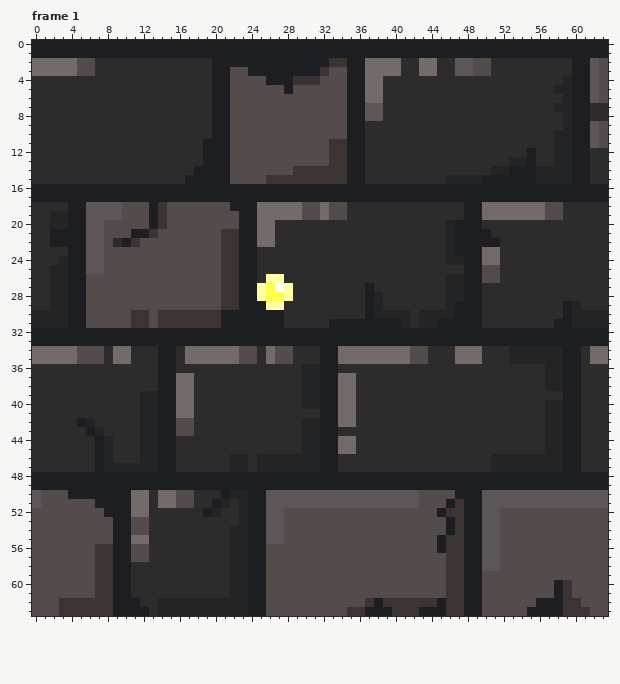
File history of a pixel-art file, oscourge_pixelart/Sprites/aseprite_files/firefly.aseprite. Above, as it was before the edit.
64x64 pixels, 20 frames. Shown: frame 1. The commit also changed other frames, which this record leaves out.
After:
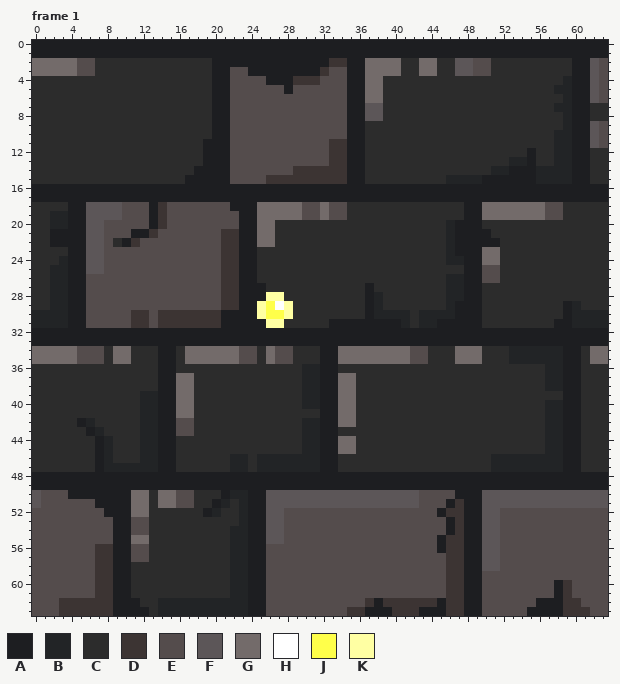
Palette (. is transparent): A #1d1e21  B #222426  C #2c2c2c  D #3c3433  E #544c4c  F #5c5658  G #736b6a  H #ffffff  J #ffff4a  K #ffffa3
Edits made:
Frame 1, layer "Layer 1":
Colour K becomes colour A in rows 27 to 28 at x 25.
Colour H becomes colour C in row 27 at x 27.
Colour J becomes colour C in row 27 at x 26.
Colour K becomes colour C in row 26 at x 26 to 27; in rows 27 to 28 at x 28.
Colour K becomes colour H in row 29 at x 27.
Colour A becomes colour J in row 30 at x 26 to 27.
Colour K becomes colour J in row 29 at x 26.
Colour A becomes colour K in rows 29 to 30 at x 25; in row 31 at x 26 to 27.
Colour C becomes colour K in rows 29 to 30 at x 28.
Colour J becomes colour K in row 28 at x 26 to 27.
Changed places in both pictures, as pixel boxes (x1, y1, x2, y2):
changed: (257, 274, 293, 328)
